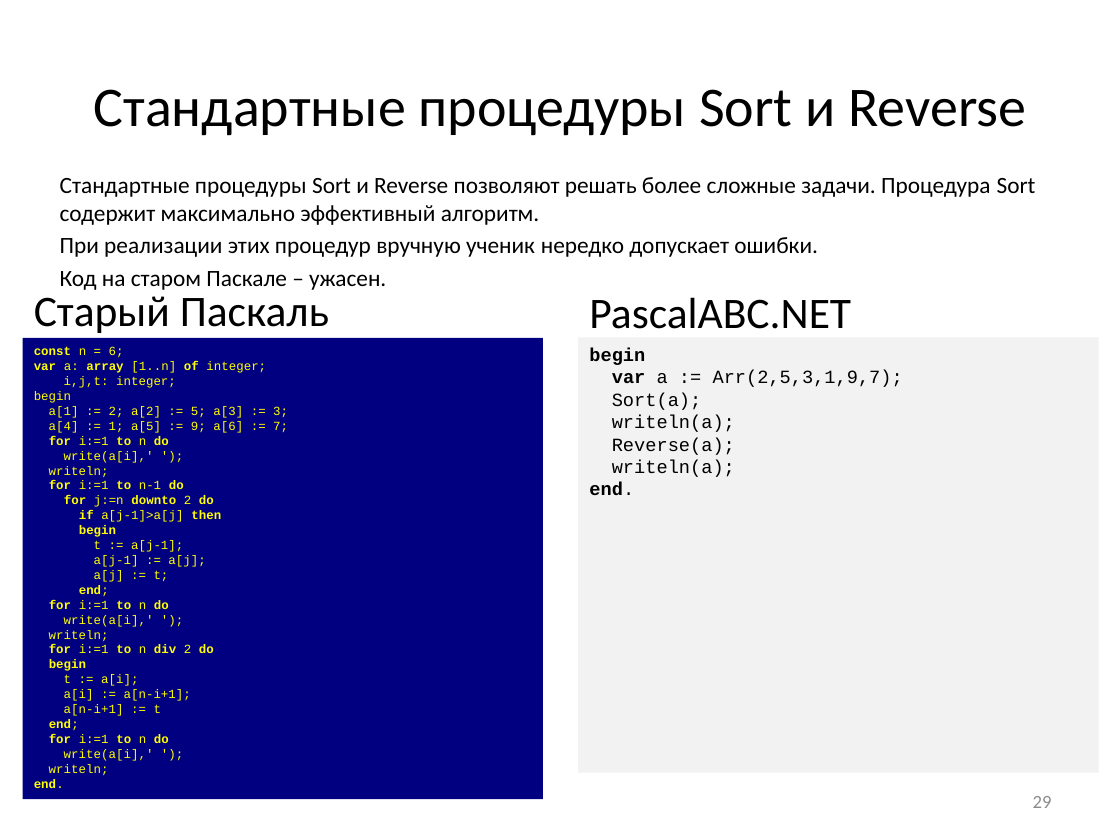
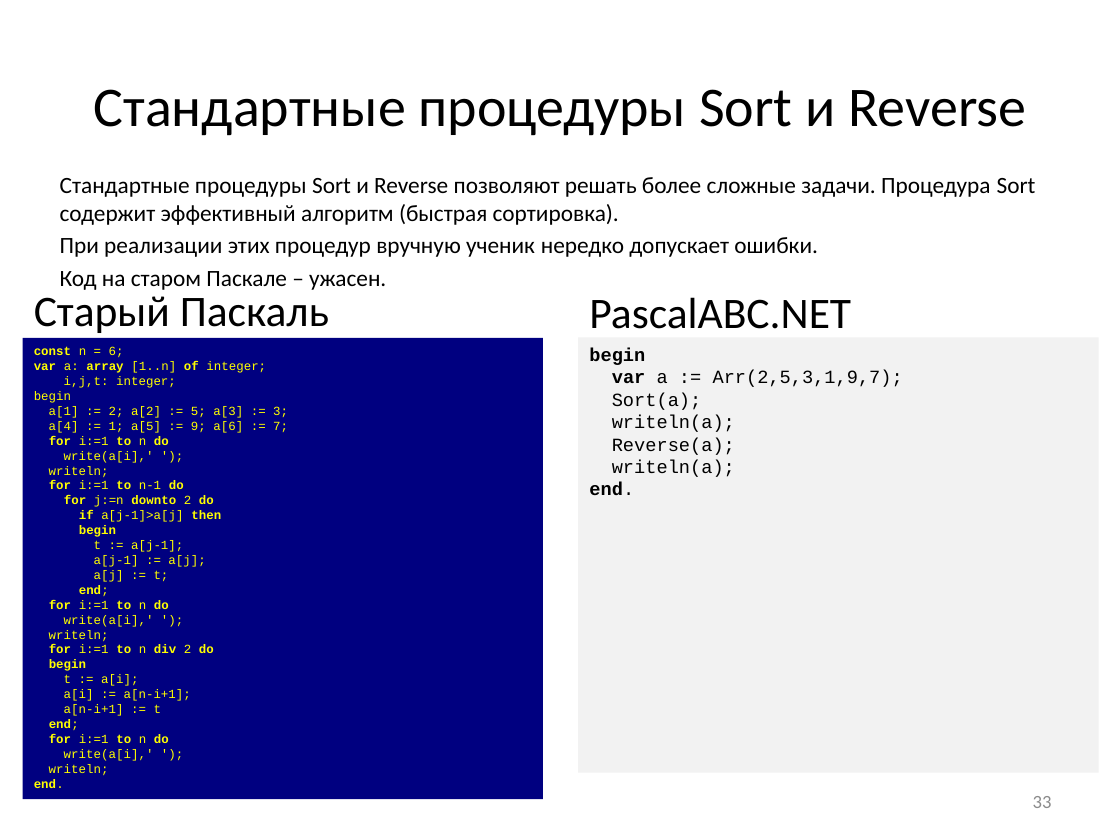
Before and after one commit to pascalabcnet/pascalabcnet, a slide deck: slide 33 of _Presentations/2015 New Features/PascalABC.NET 2015.pptx (slide 29 before the commit). Drawn at 1120x840 pixels with LibreOffice and Linux fonts; fonts in the diff are those of the drawing. Boxes give left, top, right and bottom in pixels: in the first picture for what was removed or moved away, otherwise in the second. Text is boxed around its words. In the diff, an @@ line names an element or a change of style, - is before the commit and + after.

```diff
--- a/_Presentations/2015 New Features/PascalABC.NET 2015.pptx
+++ b/_Presentations/2015 New Features/PascalABC.NET 2015.pptx
@@ text at <box>60,177,1036,225</box>: text changed @@
-Стандартные процедуры Sort и Reverse позволяют решать более сложные задачи. Процедура Sort содержит максимально эффективный алгоритм.
+Стандартные процедуры Sort и Reverse позволяют решать более сложные задачи. Процедура Sort содержит эффективный алгоритм (быстрая сортировка).
@@ page number at <box>1033,796,1052,808</box>: text changed @@
-29
+33
```
Also in this commit, not shown: 7 other slides changed, 4 slides added, 8 other files.
